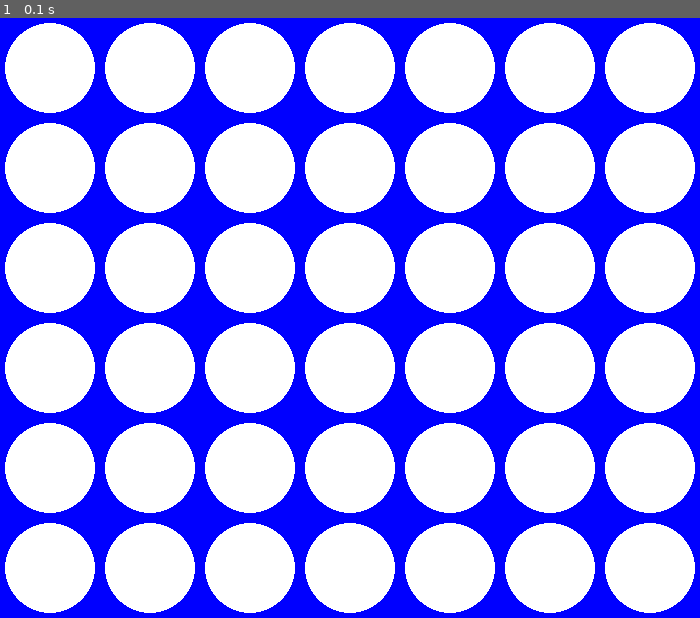
Above: before the commit, frame 1.
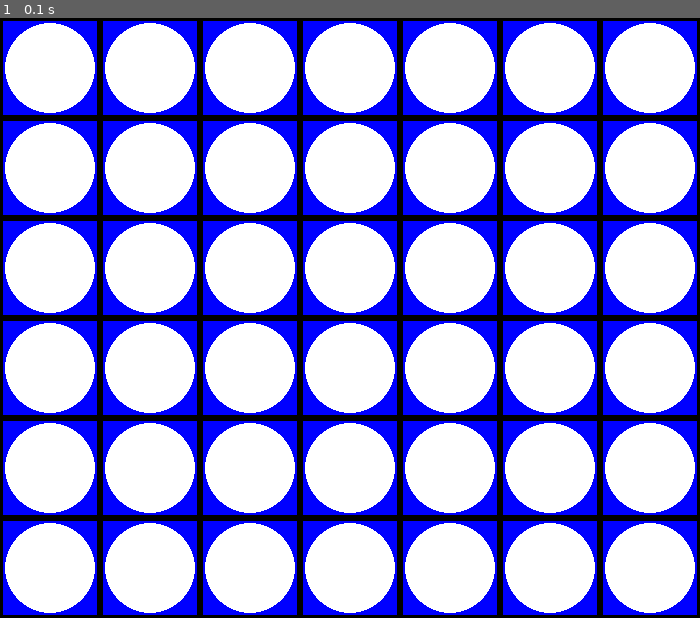
Above: after the commit, the same moment.

Repository: renanss4/Connect4
Game: pygame game, started from pygameMain.py
The game is run twice, just before and just after one commit, with the same random seed, the same clock (stepped at 60 frames per second) and the same inputs.
Inputs:
- Up to frame 1 (0.1 s): no input

The runs differ from the first frame. In frame 1, 12% of the frame differs, in the area x 0-100%, y 0-100%.

Commit message:
Adding some values for a better screen visualization

Diff:
--- a/pygameMain.py
+++ b/pygameMain.py
@@ -8,18 +8,21 @@
 # Configurações do jogo
 judge.create_board()
 square_size = 100
-width = judge.board.columns * square_size
-height = judge.board.rows * square_size
+board_width = judge.board.columns * square_size
+board_height = judge.board.rows * square_size
 
 # Cores
 white = (255, 255, 255)
 blue = (0, 0, 255)
+black = (0, 0, 0)
 
 # Inicialização do Pygame
 pygame.init()
 
 # Configuração da tela
-screen = pygame.display.set_mode((width, height))
+screen_width = board_width  # Largura da janela
+screen_height = board_height  # Altura da janela
+screen = pygame.display.set_mode((screen_width, screen_height))
 pygame.display.set_caption("Connect Four")
 
 # Função para desenhar o tabuleiro
@@ -27,6 +30,7 @@
     for row in range(judge.board.rows):
         for col in range(judge.board.columns):
             pygame.draw.rect(screen, blue, (col * square_size, row * square_size, square_size, square_size), 0)
+            pygame.draw.rect(screen, black, (col * square_size, row * square_size, square_size, square_size), 3)  # Adiciona borda ao retângulo
             pygame.draw.circle(screen, white, (col * square_size + square_size // 2, row * square_size + square_size // 2), square_size // 2 - 5)
 
 # Loop principal do jogo
